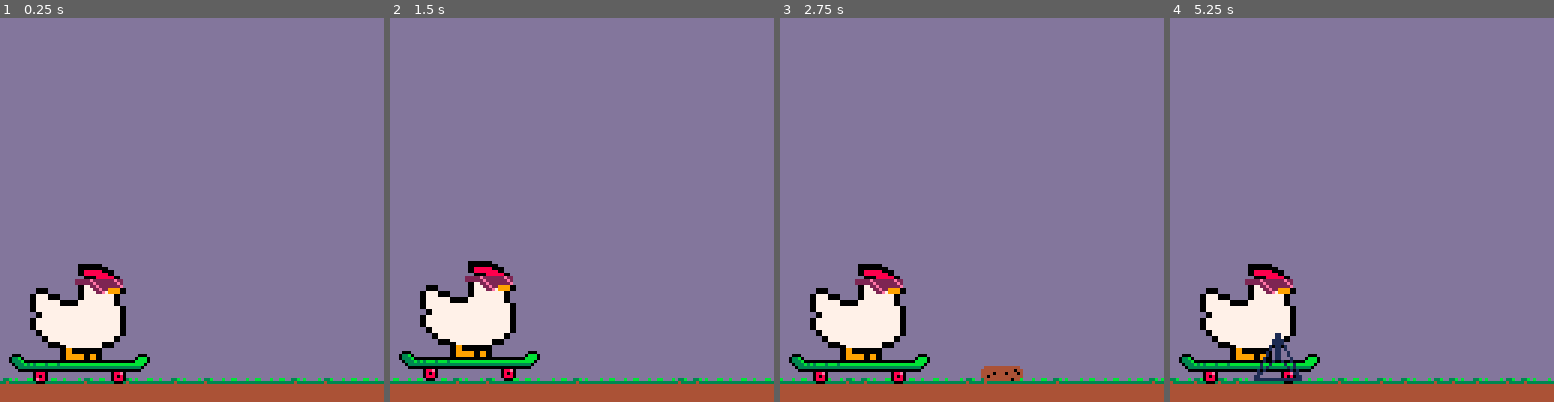
Above: before the commit, frames 1-4 (left to right).
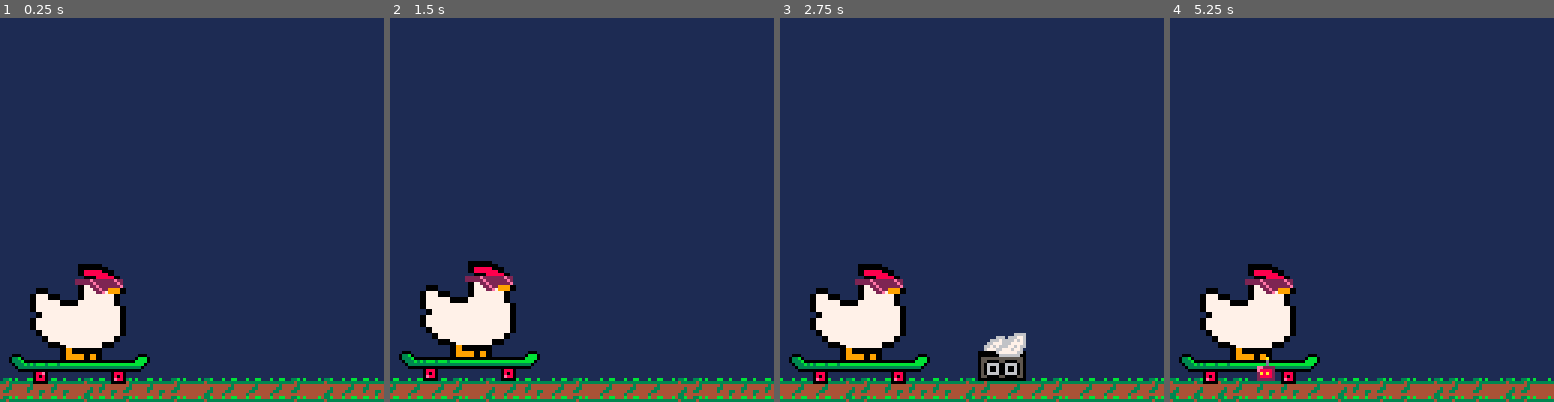
Above: after the commit, the same moments.

Repository: StevenCollins/rad-chicken
Game: PICO-8 cartridge rc.p8
Two runs of this game, one before a commit and one after it. Both use one fixed random seed, a clock stepped at 60 frames per second and the inputs below.
Inputs:
- Up to frame 1 (0.25 s): no input
- Up to frame 2 (1.5 s): tap O (Z key) at 0.7 s
- Up to frame 3 (2.75 s): tap O (Z key) at 1.7, 2.1, 2.5 s
- Up to frame 4 (5.25 s): tap O (Z key) every 0.4 s from 2.9 to 4.9 s

The runs differ from the first frame. In frame 1, 90% of the frame differs, in the area x 0-100%, y 0-100%; in frame 2, 90%; in frame 3, 90%; in frame 4, 90%.

Commit message:
New art!
New obstacles,
rearranged spritesheet,
new bg colour,
fixed typos and bad variable names

Diff:
--- a/rc.p8
+++ b/rc.p8
@@ -21,7 +21,7 @@
 
 function _draw()
 	-- clear screen to bg colour.
-	cls(13)
+	cls(1)
 	-- draw everything else.
 	draw_ground()
 	draw_chicken()
@@ -35,11 +35,13 @@
 jump_power=1
 jump_length=15
 c_sprites={
-		{ 0, 0, 2, 3, 4, 0},
-		{ 0,17,18,19,20, 0},
-		{ 0,33,34,35,36, 0},
-		{48,49,50,51,52,53},
-		{64,65,66,67,68,69}}
+		{ 0, 0, 1, 2, 3, 0},
+		{ 0,16,17,18,19, 0},
+		{ 0,32,33,34,35, 0},
+		{20,48,49,50,51,25},
+		{36,37,38,39,40,41}}
+l_w_sprites={21,37} -- left wheel sprites.
+r_w_sprites={24,40} -- right wheel sprites.
 
 function make_chicken()
 	c={}
@@ -93,8 +95,8 @@
 		end
 	end
 	-- do wheel animation.
-	c_sprites[5][2]=rnd({65,81})
-	c_sprites[5][5]=rnd({68,84})
+	c_sprites[5][2]=rnd(l_w_sprites)
+	c_sprites[5][5]=rnd(r_w_sprites)
 	-- draw chicken sprites.
 	for y, row in ipairs(c_sprites) do
 		for x, sprite in ipairs(row) do
@@ -113,7 +115,7 @@
 -->8
 -- ground
 -- init constants.
-ground_sprites={7,8,9,10}
+ground_sprites={4,5,6,7}
 ground_speed=2
 
 function make_ground()
@@ -149,10 +151,13 @@
 -- obstacles
 -- init constants.
 o_sprites={
-	{{22}},
-	{{23,24}},
-	{{38,39},
-	 {54,55}}
+	{{8}},
+	{{9,10}},
+	{{11},
+	 {27},
+	 {43}},
+	{{14,15},
+	 {30,31}}
 }
 o_overhang=2 -- leftside buffer so onscreen obstacles don't disappear.
 o_cntdn_min=12 -- minimum spritewidths until next obstacle
@@ -189,15 +194,15 @@
 end
 
 function draw_obstacles()
-	for i, obstacle in ipairs(o) do
+	for obs_x, obstacle in ipairs(o) do
 		if (obstacle!=0) then
-			-- get obsticle sprite table.
+			-- get obstacle sprite table.
 			ost=o_sprites[obstacle]
 			-- draw sprites in ost.
 			for y, row in ipairs(ost) do
 				for x, sprite in ipairs(row) do
 					if (sprite>0) then -- don't draw empty sprites.
-						spr(sprite,i*8+x*8-8*o_overhang-8-g.step,113-#ost*8+y*8)
+						spr(sprite,obs_x*8+x*8-8*o_overhang-8-g.step,113-#ost*8+y*8)
 					end
 				end
 			end
Not shown, changed: 208 lines of the sprite sheet (__gfx__) section of rc.p8
